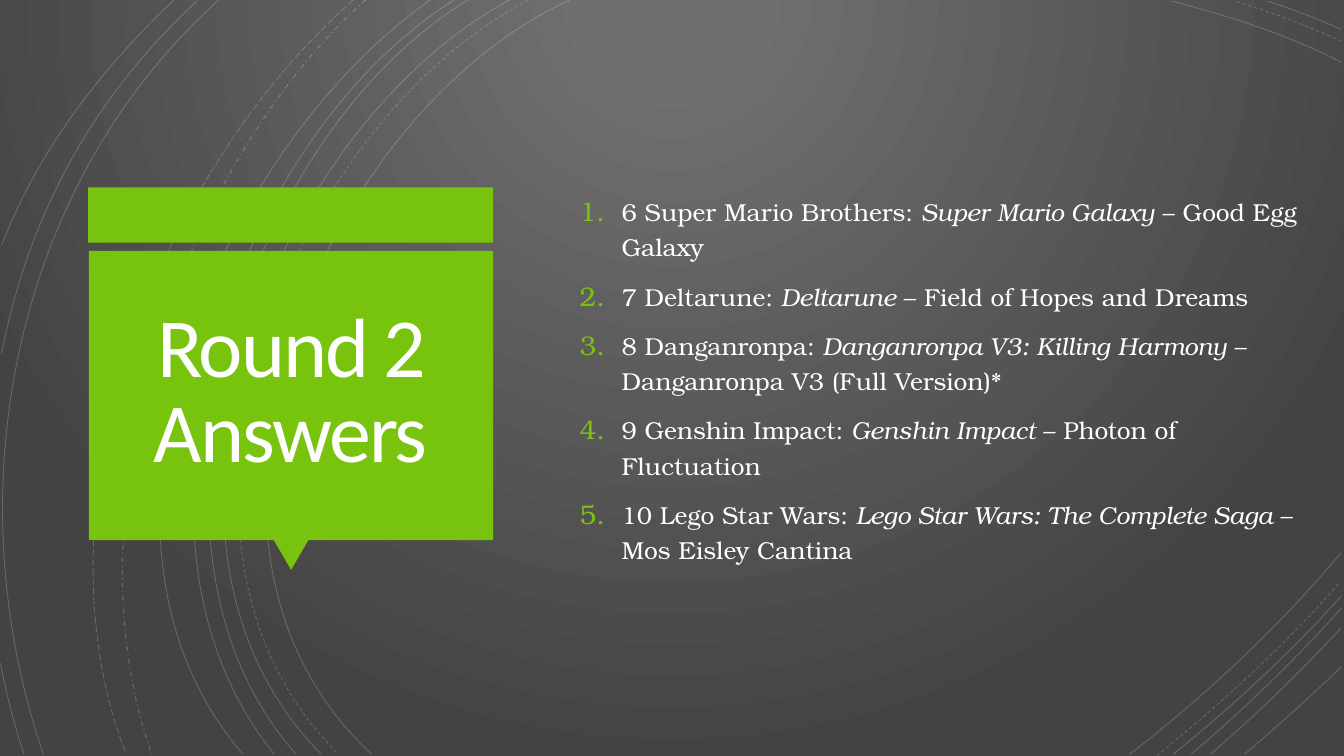
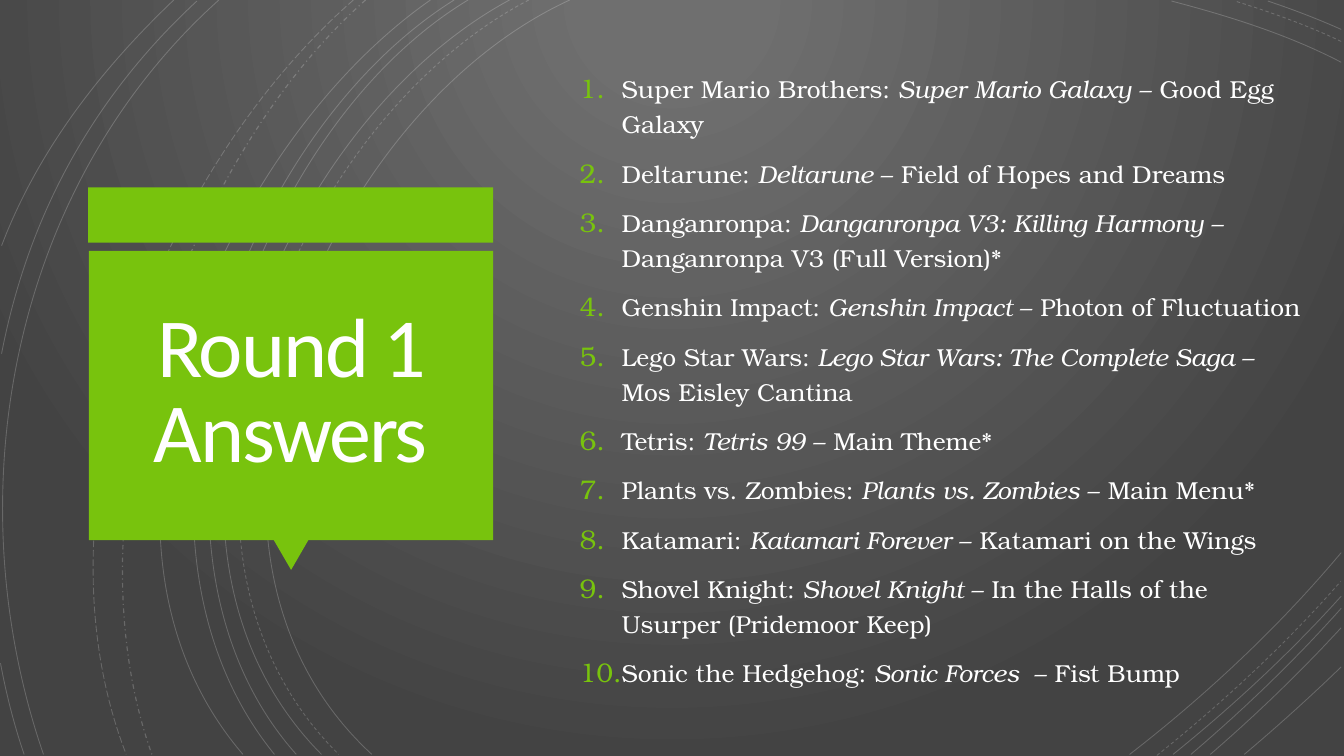
Before and after one commit to Rwelk/Video-Game-Music-Competition, a slide deck: slide 15 of VGMC 2022 Spring Slides.pptx (slide 18 before the commit). Drawn at 1344x756 pixels with LibreOffice and Linux fonts; fonts in the diff are those of the drawing. Boxes give left, top, right and bottom in pixels: in the first picture for what was removed or moved away, otherwise in the second. Text is boxed around its words. In the diff, an @@ line names an element or a change of style, - is before the commit and + after.

Commit message:
Added Challenge Round

```diff
--- a/VGMC 2022 Spring Slides.pptx
+++ b/VGMC 2022 Spring Slides.pptx
@@ text at (622,80,1300,688): text changed @@
-1. 6 Super Mario Brothers: Super Mario Galaxy – Good Egg Galaxy
-2. 7 Deltarune: Deltarune – Field of Hopes and Dreams
-3. 8 Danganronpa: Danganronpa V3: Killing Harmony – Danganronpa V3 (Full Version)*
-4. 9 Genshin Impact: Genshin Impact – Photon of Fluctuation
-5. 10 Lego Star Wars: Lego Star Wars: The Complete Saga – Mos Eisley Cantina
+1. Super Mario Brothers: Super Mario Galaxy – Good Egg Galaxy
+2. Deltarune: Deltarune – Field of Hopes and Dreams
+3. Danganronpa: Danganronpa V3: Killing Harmony – Danganronpa V3 (Full Version)*
+4. Genshin Impact: Genshin Impact – Photon of Fluctuation
+5. Lego Star Wars: Lego Star Wars: The Complete Saga – Mos Eisley Cantina
+6. Tetris: Tetris 99 – Main Theme*
+7. Plants vs. Zombies: Plants vs. Zombies – Main Menu*
+8. Katamari: Katamari Forever – Katamari on the Wings
+9. Shovel Knight: Shovel Knight – In the Halls of the Usurper (Pridemoor Keep)
+10. Sonic the Hedgehog: Sonic Forces – Fist Bump
@@ title at (154,318,428,463): text changed @@
-Round 2 Answers
+Round 1 Answers
```
Also in this commit, not shown: 9 other slides changed, 42 slides added, 54 other files.
